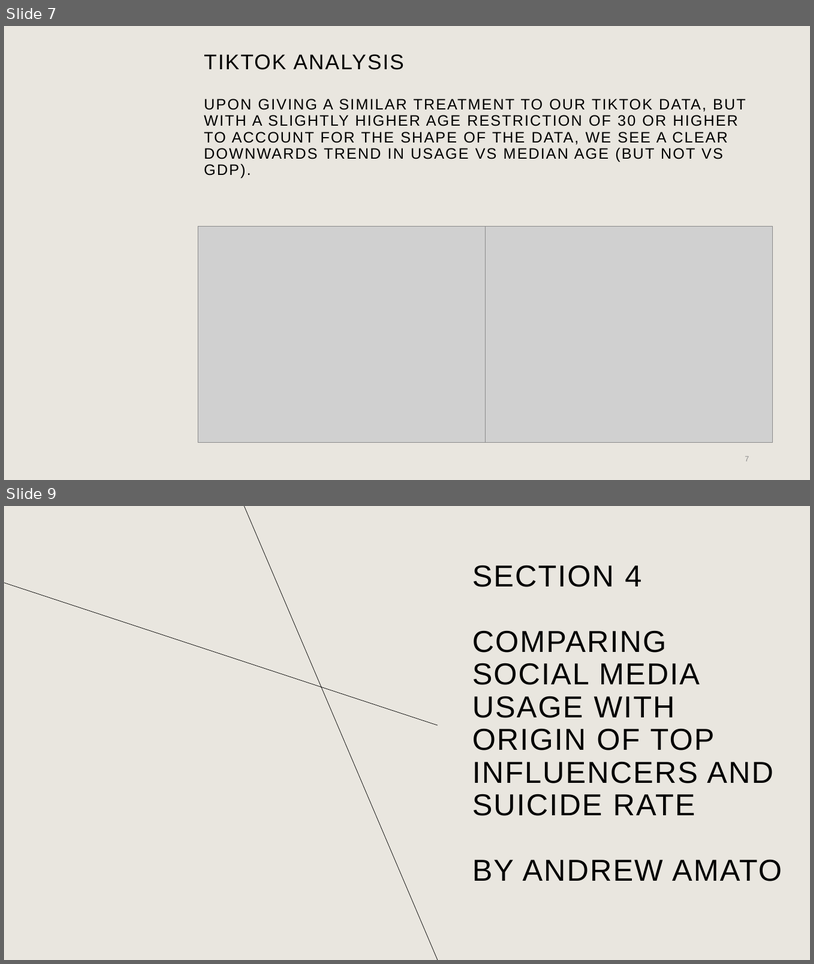
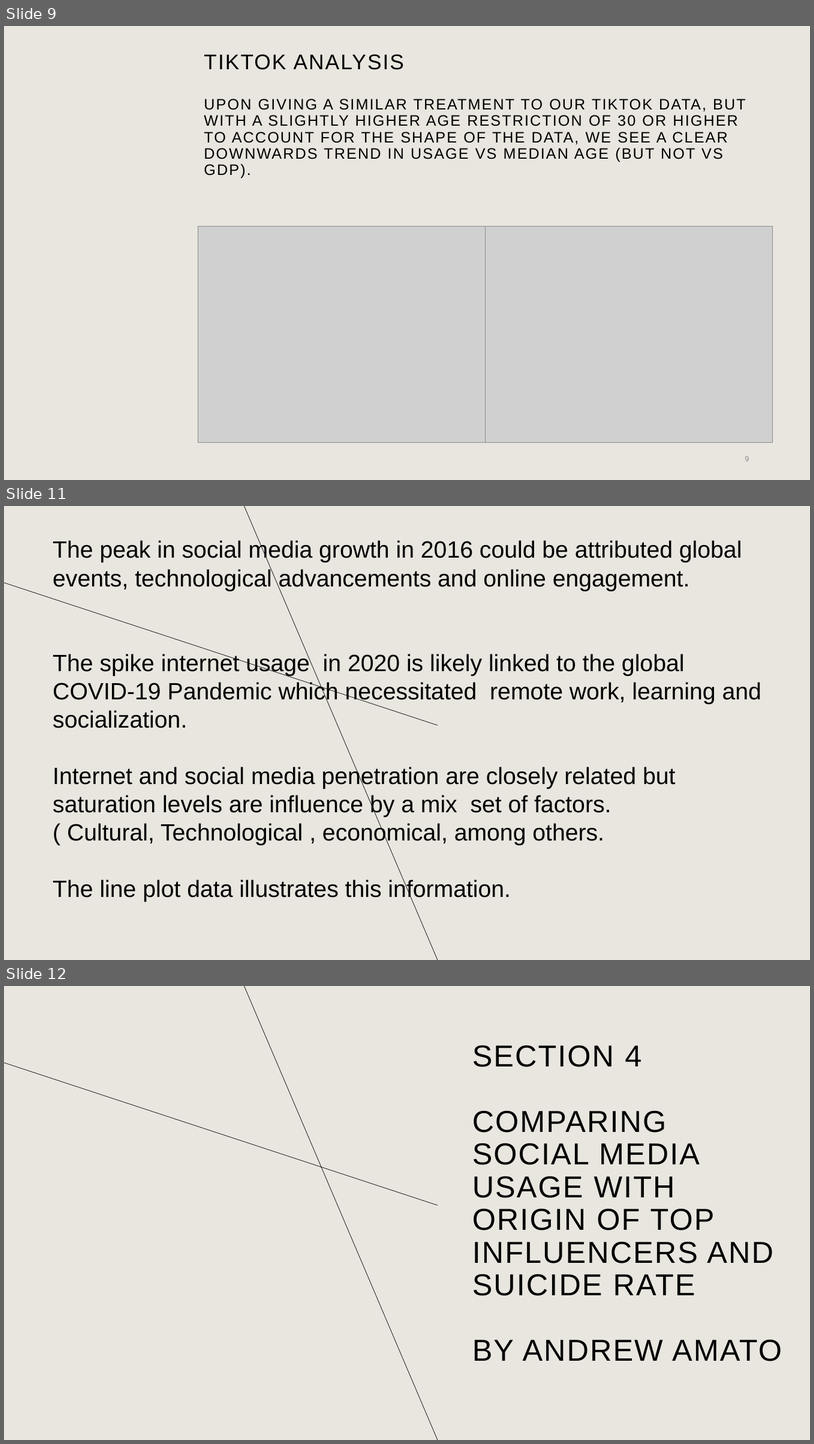
Before and after one commit to MyJineng/Project1, a slide deck: presentation.pptx. Shown one above the other, each under a label of ours: slides 7 and 9 before the commit, slides 9, 11 and 12 after it; the slides between them are not shown. The pictures are 814x964 and 814x1444 pixels, drawn with LibreOffice and Linux fonts; fonts in the diff are those of the drawing; grey boxes stand for pictures; background and template pictures are left out. Boxes give left, top, right and bottom in pixels: in the first picture for what was removed or moved away, otherwise in the second. Text is boxed around its words. In the diff, an @@ line names an element or a change of style, - is before the commit and + after.

```diff
--- a/presentation.pptx
+++ b/presentation.pptx
@@ slide 11 added at [4, 506, 810, 960], background #E9E6DF; not listed: 2 template elements that a slide beside it also shows @@
@@ text added at [53, 540, 762, 901], 28 pt, text #000000 @@
+The peak in social media growth in 2016 could be attributed global events, technological advancements and online engagement.
+The spike internet usage in 2020 is likely linked to the global COVID-19 Pandemic which necessitated remote work, learning and socialization.
+Internet and social media penetration are closely related but saturation levels are influence by a mix set of factors.
+( Cultural, Technological , economical, among others.
+The line plot data illustrates this information.
@@ what was slide 7 is now slide 9 @@
@@ page number at [745, 456, 749, 461]: text changed @@
-7
+9
@@ what was slide 9 is now slide 12 @@
```
Also in this commit, not shown: 1 slide changed, 2 other slides added.
